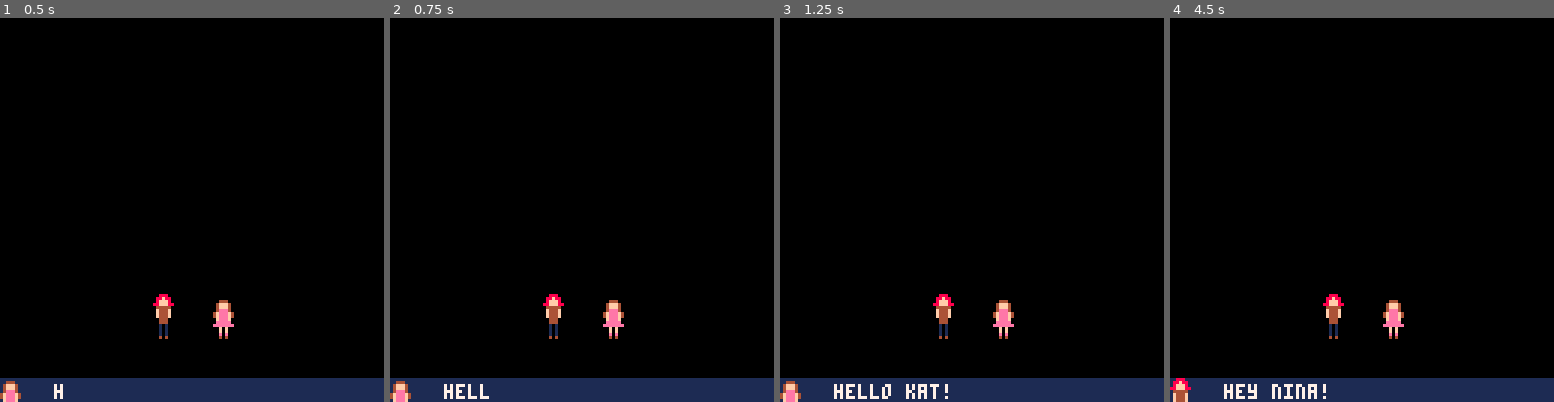
Above: before the commit, frames 1-4 (left to right).
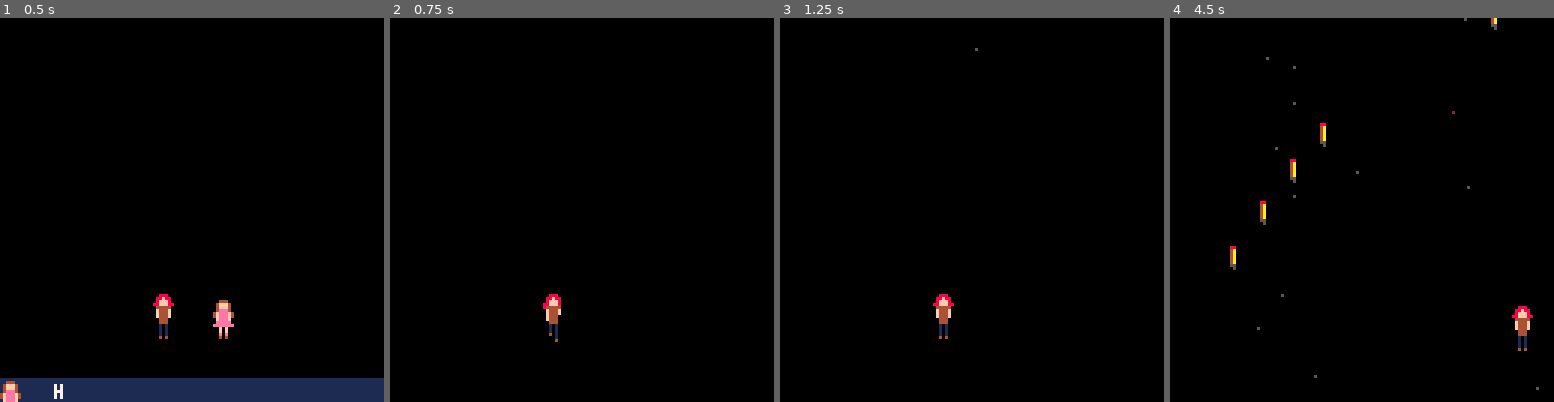
Above: after the commit, the same moments.

Repository: nsatragno/pico8-carts
Game: PICO-8 cartridge super_kat_8/super_kat_8.p8
Two runs of this game, one before a commit and one after it. Both use one fixed random seed, a clock stepped at 60 frames per second and the inputs below.
Inputs:
- Up to frame 1 (0.5 s): tap X (X key) at 0.33 s
- Up to frame 2 (0.75 s): tap O (Z key) at 0.7 s
- Up to frame 3 (1.25 s): tap X (X key) at 1.07 s
- Up to frame 4 (4.5 s): hold Right 1.6-2.1 s; tap O (Z key) every 0.4 s from 1.7 to 4.1 s; tap X (X key) at 1.85, 2.97, 4.08 s; hold Up 2.15-2.42 s; hold Right 2.47-3.03 s; hold Left 3.08-3.58 s; hold Down 3.63-3.97 s; hold Right from 4.02 s (still down)

Frame 1 is identical in both runs. In frame 2, 6.6% of the frame differs, in the area x 0-100%, y 73-100%; in frame 3, 6.6%; in frame 4, 7.8%, in the area x 0-100%, y 0-100%.

Commit message:
Add pencils.

Diff:
--- a/super_kat_8/super_kat_8.p8
+++ b/super_kat_8/super_kat_8.p8
@@ -23,8 +23,71 @@
  shots = {}
  bullets = {}
  brushes = {}
+ pencils = {}
 
  events = {
+  {
+   x = 20,
+   y = -5,
+   spawn = "pencil",
+   offset = 2,
+   angle = .75,
+  },
+  {
+   x = 30,
+   y = -5,
+   spawn = "pencil",
+   offset = 0.2,
+   angle = .75,
+  },
+  {
+   x = 40,
+   y = -5,
+   spawn = "pencil",
+   offset = 0.2,
+   angle = .75,
+  },
+  {
+   x = 50,
+   y = -5,
+   spawn = "pencil",
+   offset = 0.2,
+   angle = .75,
+  },
+  {
+   x = 107,
+   y = -5,
+   spawn = "pencil",
+   offset = 1,
+   angle = .75,
+  },
+  {
+   x = 97,
+   y = -5,
+   spawn = "pencil",
+   offset = 0.2,
+   angle = .75,
+  },
+  {
+   x = 87,
+   y = -5,
+   spawn = "pencil",
+   offset = 0.2,
+   angle = .75,
+  },
+  {
+   x = 77,
+   y = -5,
+   spawn = "pencil",
+   offset = 0.2,
+   angle = .75,
+  },
+  {
+   x = 20,
+   y = -10,
+   spawn = "brush",
+   offset = 20,
+  },
   {
    x = 20,
    y = -10,
@@ -247,8 +310,11 @@
  end
  if state == "intro" then
   dialog:update()
-  if #dialog.messages == 0 then
+  -- todo comment out btnp to disallow skipping intro
+  if #dialog.messages == 0 or btnp(❎) or btnp(🅾️ ) then
    state = "game"
+   dialog.messages = {}
+   nina.state = "hide"
    return
   end
 
@@ -355,6 +421,14 @@
     dmg = false,
     cd = flr(rnd(30)) + 120,
    })
+  elseif event.spawn == "pencil" then
+   add(pencils, {
+    x = event.x,
+    y = event.y,
+    angle = event.angle,
+    hp = 1,
+    speed = 0,
+   })
   end
   offset = 0
   start_time = time()
@@ -411,6 +485,34 @@
   end
  end
 
+ for pencil in all(pencils) do
+  local pencil_rect = {
+   x0 = pencil.x,
+   x1 = pencil.x + 1,
+   y0 = pencil.y - 4,
+   y1 = pencil.y + 3,
+  }
+  if collides_rect(player.rect, pencil_rect) then
+   kill_player()
+  end
+  pencil.speed = min(pencil.speed + 0.01, 1.75)
+  pencil.x += cos(pencil.angle) * pencil.speed
+  pencil.y += sin(pencil.angle) * pencil.speed
+  if pencil.y > 160 then
+   del(pencils, pencil)
+  end
+  for shot in all(shots) do
+   if collides(shot, pencil_rect) then
+    del(shots, shot)
+    pencil.hp -= 1
+    if pencil.hp <= 0 then
+     explode(pencil)
+     del(pencils, pencil)
+    end
+   end
+  end
+ end
+
  for shot in all(shots) do
   shot.y -= 3
   if shot.y < 0 then
@@ -467,6 +569,19 @@
   spr(64 + flr(time() * 3) % 4, brush.x - 3, brush.y - 8, 1, 2)
   pal()
   --rectfill(brush.x - 2, brush.y - 3, brush.x + 1, brush.y + 4, 3)
+ end
+
+ for pencil in all(pencils) do
+  spr(96, pencil.x - 3, pencil.y - 4, 1, 2, flr(time() * 5) % 2 == 0)
+  pal()
+
+  local pencil_rect = {
+   x0 = pencil.x,
+   x1 = pencil.x + 1,
+   y0 = pencil.y - 3,
+   y1 = pencil.y + 4,
+  }
+  --rectfill(pencil.x, pencil.y - 4, pencil.x + 1, pencil.y + 3, 3)
  end
 
  for shot in all(shots) do
@@ -545,3 +660,11 @@
 04444000044440000444400004444000d56666666666666555000000055000000000000000000000000000000000000000000000000000000000000000000000
 00440000004400000044000000440000556666666666666555000000550000000000000000000000000000000000000000000000000000000000000000000000
 00440000004400000044000000440000555555555555555560000000600000000000000000000000000000000000000000000000000000000000000000000000
+00088000000000880000000000000000000000000000000000000000000000000000000000000000000000000000000000000000000000000000000000000000
+000a400000000a400000000000000000000000000000000000000000000000000000000000000000000000000000000000000000000000000000000000000000
+000a40000000a4000000000000000000000000000000000000000000000000000000000000000000000000000000000000000000000000000000000000000000
+000a4000000a40000000000000000000000000000000000000000000000000000000000000000000000000000000000000000000000000000000000000000000
+000a400000a400000000000000000000000000000000000000000000000000000000000000000000000000000000000000000000000000000000000000000000
+000a40000a4000000000000000000000000000000000000000000000000000000000000000000000000000000000000000000000000000000000000000000000
+00055000550000000000000000000000000000000000000000000000000000000000000000000000000000000000000000000000000000000000000000000000
+00050000500000000000000000000000000000000000000000000000000000000000000000000000000000000000000000000000000000000000000000000000
